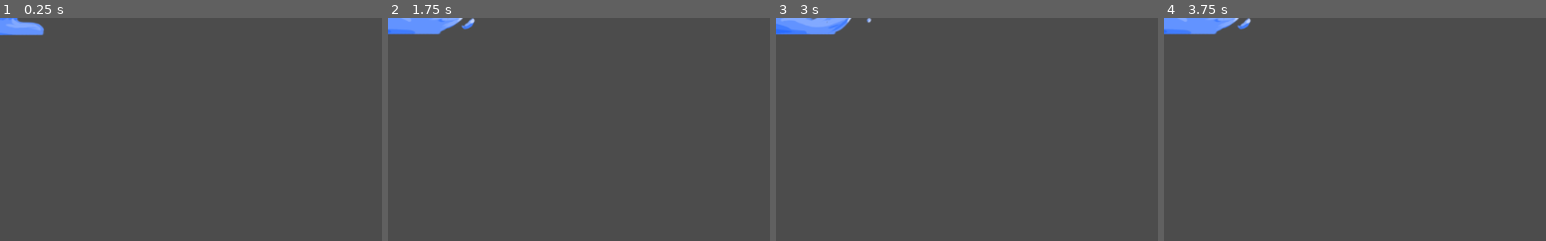
Above: before the commit, frames 1-4 (left to right).
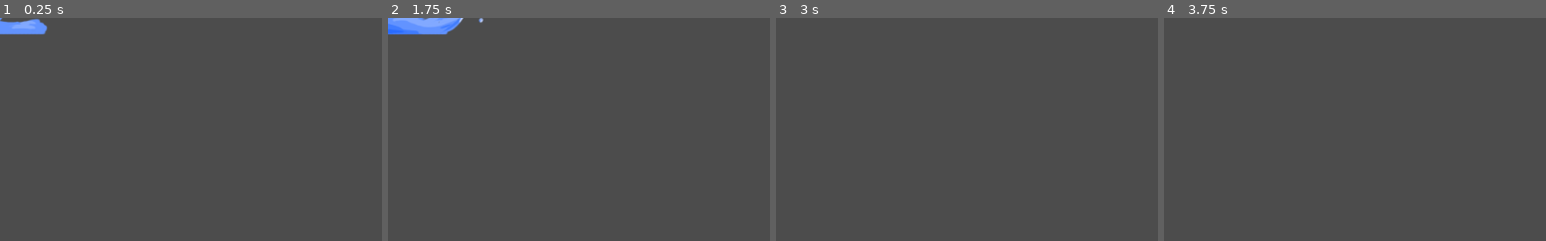
Above: after the commit, the same moments.

Repository: ArthurTui/aius
Game: Godot game, scene res://spells/water/water3.tscn
The game is run twice, just before and just after one commit, with the same random seed, the same clock (stepped at 60 frames per second) and the same inputs. This scene is started directly instead of the project's main scene.
Inputs (mouse positions are % of the whole screen's width and height, from its top left):
- Up to frame 1 (0.25 s): no input
- Up to frame 2 (1.75 s): tap Enter (ui_accept) at 0.5, 0.77, 1.52 s; move the mouse to (72, 45) at 0.52 s; hold Right (ui_right) 0.53-1.28 s; move the mouse to (30, 55) at 1.27 s; hold Down (ui_down) from 1.28 s (still down)
- Up to frame 3 (3 s): move the mouse to (60, 28) at 2.02 s; release Down (ui_down) at 2.03 s; hold Right (ui_right) 2.03-2.78 s; move the mouse to (45, 70) at 2.77 s; hold Up (ui_up) from 2.78 s (still down)
- Up to frame 4 (3.75 s): tap Enter (ui_accept) at 3.02, 3.5 s; move the mouse to (80, 65) at 3.52 s; release Up (ui_up) at 3.53 s; hold Left (ui_left) from 3.53 s (still down)
The pictures show only the part of the screen within x 0-50%, y 0-50%; the shares and areas given below are measured in that part.

The runs differ from the first frame. In frame 1, 0.4% of the frame differs, in the area x 0-13%, y 0-8%; in frame 2, 0.7%; in frame 3, 1.4%, in the area x 0-25%, y 0-8%; in frame 4, 1.3%.
Error before the commit: Parse Error: The identifier "DAMAGE" isn't declared in the current scope. (res://spells/water/water3.gd:36)

Commit message:
fixed collisions between working spells

Diff:
--- a/maguinhos/characters/character.gd
+++ b/maguinhos/characters/character.gd
@@ -327,7 +327,7 @@
 	can_dash = true
 
 
-func take_damage(damage, kb_dir, kb_str = 0):
+func take_damage(damage, kb_dir=null, kb_str=0):
 	health -= damage
 	$health_bar.set_value(health)
 	if health <= 0:
--- a/maguinhos/spells/base_projectile.gd
+++ b/maguinhos/spells/base_projectile.gd
@@ -3,10 +3,9 @@
 export (int, "Fire", "Water", "Lightning", "Nature") var element
 export (int, 1, 3) var level
 
-var parent
+var caster
 
 func _ready():
-	parent = self.get_parent()
 	pass
 
 func _on_projectile_area_entered(area):
@@ -17,14 +16,14 @@
 		return
 	if other == self:
 		return
-	if "parent" in other and other.parent == self.parent:
+	if "caster" in other and other.caster == self.caster:
 		return
 
 	if "element" in area: # Makes sure it's something interactable with projectile
 		if area.level > self.level:
-			parent.die()
+			get_parent().die()
 		elif area.element == (self.element + 1) % 4: # Oposing element
 			if area.level < self.level: # Lower leveled spells have no effect
 				return
-			parent.die()
+			get_parent().die()
 # Fire = 0, Water = 1, Lightning = 2, Nature = 3
--- a/maguinhos/spells/fire/fire1.gd
+++ b/maguinhos/spells/fire/fire1.gd
@@ -13,6 +13,7 @@
 func fire(direction, caster):
 	self.direction = direction
 	self.caster = caster
+	$projectile.caster = caster
 	set_position(caster.position)
 	set_rotation(direction.angle())
 
--- a/maguinhos/spells/fire/fire2.gd
+++ b/maguinhos/spells/fire/fire2.gd
@@ -6,17 +6,17 @@
 const HOMING_FACTOR = 20 # the lowest the factor is, the fastest the homing
 
 var direction = Vector2(0, 0)
-var parent
 
 var target
 var accel
 
 
-func fire(direction, parent):
+func fire(direction, caster):
 	self.direction = direction
-	self.parent = parent
+	self.caster = caster
+	$projectile.caster = caster
 	set_rotation(direction.angle())
-	set_position(parent.position)
+	set_position(caster.position)
 
 
 func _process(delta):
@@ -48,7 +48,7 @@
 
 # does damage if take damage function exists in body
 func _on_projectile_body_entered(body):
-	if body != parent:
+	if body != caster:
 		if body.has_method("take_damage"):
 			var kb_direction = (body.position - position).normalized()
 			body.take_damage(DAMAGE, kb_direction, KNOCKBACK)
@@ -56,7 +56,7 @@
 
 
 func _on_detection_area_body_entered(body):
-	if body.is_in_group("Player") and body != parent:
+	if body.is_in_group("Player") and body != caster:
 		target = body
 		$detection_area.queue_free()
 
--- a/maguinhos/spells/fire/fire3.gd
+++ b/maguinhos/spells/fire/fire3.gd
@@ -5,7 +5,6 @@
 const KNOCKBACK = 70
 
 var direction = Vector2( 0, 0 ) # direction that the fireball flies to
-var parent
 var alive = true
 var damaged_bodies = [] # prevents explosion from damaging more than once
 
@@ -13,11 +12,13 @@
 	pass
 
 
-func fire(direction, parent):
+func fire(direction, caster):
 	self.direction = direction
-	self.parent = parent
+	self.caster = caster
+	$projectile.caster = caster
+	$explosion.caster = caster
 	self.has_activation = true
-	set_position(parent.position)
+	set_position(caster.position)
 	$trail.rotation = direction.angle()
 
 
@@ -26,7 +27,7 @@
 
 
 func _on_projectile_body_entered(body):
-	if alive and body != parent:
+	if alive and body != caster:
 		# checks if it's a player before checking if it's dashing,
 		# so that only the fireball explodes, and not the code
 		if body.is_in_group("Player") and body.is_dashing == false:
@@ -37,7 +38,7 @@
 
 # does damage if take damage function exists in body
 func _on_explosion_body_entered( body ):
-	if body != parent:
+	if body != caster:
 		if body.has_method("take_damage") and not body in damaged_bodies:
 			var kb_direction = (body.position - position).normalized()
 			body.take_damage(DAMAGE, kb_direction, KNOCKBACK)
@@ -71,6 +72,6 @@
 	$explosion/particles.emitting = true
 	$explosion_duration.start()
 
-	if !weakref(parent).get_ref(): # Parent was freed
+	if !weakref(caster).get_ref(): # Caster was freed
 		return
-	parent.spell_ended() # Alerts player that spell is finished
+	caster.spell_ended() # Alerts player that spell is finished
--- a/maguinhos/spells/lightning/lightning1.gd
+++ b/maguinhos/spells/lightning/lightning1.gd
@@ -12,6 +12,7 @@
 func fire(direction, caster):
 	self.direction = direction
 	self.caster = caster
+	$projectile.caster = caster
 	set_position(caster.position)
 	set_process(true)
 
@@ -37,7 +38,7 @@
 func _on_projectile_body_entered(body):
 	if body != caster:
 		if body.has_method("take_damage"):
-			body.take_damage(DAMAGE, null)
+			body.take_damage(DAMAGE)
 			$anim.play("blink")
 	elif state == "returning":
 		die()
--- a/maguinhos/spells/lightning/lightning1.tscn
+++ b/maguinhos/spells/lightning/lightning1.tscn
@@ -122,7 +122,7 @@
 anim_loop = true
 _sections_unfolded = [ "Angle", "Animation", "Color", "Gravity", "Resource", "Scale" ]
 
-[node name="lightning1" type="Node2D"]
+[node name="lightning1" type="Node2D" index="0"]
 
 script = ExtResource( 1 )
 has_activation = false
@@ -132,7 +132,7 @@
 scale = Vector2( 0.3, 0.3 )
 frames = SubResource( 1 )
 animation = "default"
-frame = 1
+frame = 2
 playing = true
 _sections_unfolded = [ "Material", "Transform", "Visibility" ]
 
--- a/maguinhos/spells/lightning/lightning2.gd
+++ b/maguinhos/spells/lightning/lightning2.gd
@@ -10,6 +10,7 @@
 func fire(direction, caster):
 	self.direction = direction
 	self.caster = caster
+	$projectile.caster = caster
 	set_position(caster.position)
 	$sprite.hide()
 	$anim.play("fire")
@@ -28,7 +29,7 @@
 		# target is another player
 		for b in $projectile.get_overlapping_bodies():
 			if b != caster and body.has_method("take_damage"):
-				b.take_damage(DAMAGE, null)
+				b.take_damage(DAMAGE)
 				b.stun(STUN_TIME)
 		$sprite.show()
 		$sprite.play("lightning")
--- a/maguinhos/spells/lightning/lightning2.tscn
+++ b/maguinhos/spells/lightning/lightning2.tscn
@@ -76,7 +76,7 @@
 "values": [ Vector2( 0, -10 ), Vector2( 0, -210 ) ]
 }
 
-[node name="lightning2" type="Node2D"]
+[node name="lightning2" type="Node2D" index="0"]
 
 script = ExtResource( 1 )
 _sections_unfolded = [ "Visibility" ]
--- a/maguinhos/spells/nature/nature1.gd
+++ b/maguinhos/spells/nature/nature1.gd
@@ -29,7 +29,7 @@
 		$leaves.remove_child(leaf)
 		get_parent().add_child(leaf)
 		leaf.position = pos
-		leaf.shoot(caster.current_direction.normalized())
+		leaf.shoot(caster.current_direction.normalized(), caster)
 		if ($leaves.get_child_count() > 0):
 			$leaves.get_child(0).selected()
 		else:
--- a/maguinhos/spells/nature/nature1proj.gd
+++ b/maguinhos/spells/nature/nature1proj.gd
@@ -13,11 +13,11 @@
 var moving = false
 
 func _ready():
-	caster = get_parent().get_parent().caster
 	set_process(false)
 
 
-func shoot(direction):
+func shoot(direction, caster):
+	self.caster = caster
 	$sprite.set_modulate(Color(1, 1, 1, 1))
 	$lifetime.start()
 	self.direction = direction
@@ -76,7 +76,7 @@
 
 
 func selected():
-	$sprite.set_modulate(Color(1, 5, 1, 1))
+	$sprite.set_modulate(Color(2, 5, 2, 1))
 
 
 func _on_lifetime_timeout():
--- a/maguinhos/spells/water/water1.gd
+++ b/maguinhos/spells/water/water1.gd
@@ -2,6 +2,7 @@
 
 func fire(direction, caster):
 	set_position(caster.position + 30 * direction)
+	self.caster = caster
 	$proj1.fire(direction, caster)
 	$proj2.fire(direction.rotated(deg2rad(10)), caster)
 	$proj3.fire(direction.rotated(deg2rad(-10)), caster)
--- a/maguinhos/spells/water/water1_proj.gd
+++ b/maguinhos/spells/water/water1_proj.gd
@@ -5,7 +5,6 @@
 const KNOCKBACK = 8
 
 var direction = Vector2(0, 0)
-var caster
 
 func fire(direction, caster):
 	self.direction = direction
@@ -43,12 +42,12 @@
 		return
 	if other == self:
 		return
-	if "parent" in other and other.parent == self.parent:
+	if "caster" in other and other.caster == self.caster:
 		return
 
 	if "element" in area: # Makes sure it's something interactable with projectile
 		if area.level > self.level:
-			parent.die()
+			get_parent().die()
 		elif area.element == (self.element + 1) % 4: # Oposing element
 			if area.level < self.level: # Lower leveled spells have no effect
 				return
--- a/maguinhos/spells/water/water3.gd
+++ b/maguinhos/spells/water/water3.gd
@@ -1,5 +1,6 @@
 extends "res://spells/base_spell.gd"
 
+const DAMAGE = 1
 const SPEED = 5
 
 var direction = Vector2(0, 0) # direction that the wave goes to
@@ -8,6 +9,7 @@
 func fire(direction, caster):
 	self.direction = direction
 	self.caster = caster
+	$projectile.caster = caster
 	set_position(caster.position)
 	if direction.x != 0:
 		if direction.x < 0:
@@ -24,6 +26,11 @@
 
 func _process(delta):
 	position += direction * SPEED
+	if !has_node("projectile"):
+		return
+	for body in $projectile.get_overlapping_bodies():
+		if body.has_method("take_damage") and body != caster:
+			body.take_damage(DAMAGE)
 
 
 func _on_projectile_body_entered(body):
@@ -32,8 +39,6 @@
 		die()
 	elif body != caster:
 		# Pushes back if target is an enemy
-		var kb_direction = (body.position - position).normalized()
-		body.take_damage(DAMAGE, kb_direction, KNOCKBACK)
 		body.push_direction = direction * 5
 #		body.Slow(5, 0.3)
 
--- a/maguinhos/spells/water/water3.tscn
+++ b/maguinhos/spells/water/water3.tscn
@@ -90,6 +90,7 @@
 
 frames = SubResource( 1 )
 animation = "side"
+frame = 1
 playing = true
 _sections_unfolded = [ "Transform", "Visibility" ]
 
--- a/maguinhos/stages/test_stage.tscn
+++ b/maguinhos/stages/test_stage.tscn
@@ -27,7 +27,7 @@
 custom_solver_bias = 0.0
 extents = Vector2( 60, 300 )
 
-[node name="test_stage" type="Node2D" index="0"]
+[node name="test_stage" type="Node2D"]
 
 _sections_unfolded = [ "Material", "Visibility" ]
 __meta__ = {
Not shown: 6 places in maguinhos/spells/lightning/lightning1.tscn that only renumber resources
